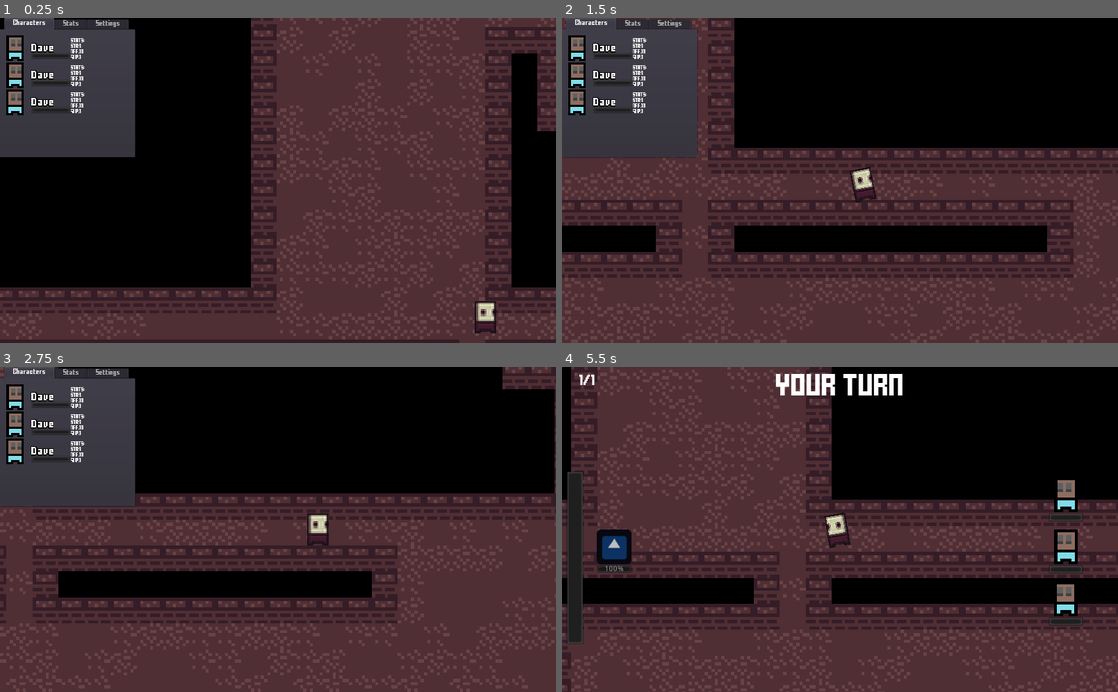
Above: before the commit, frames 1-4 (two rows, left to right).
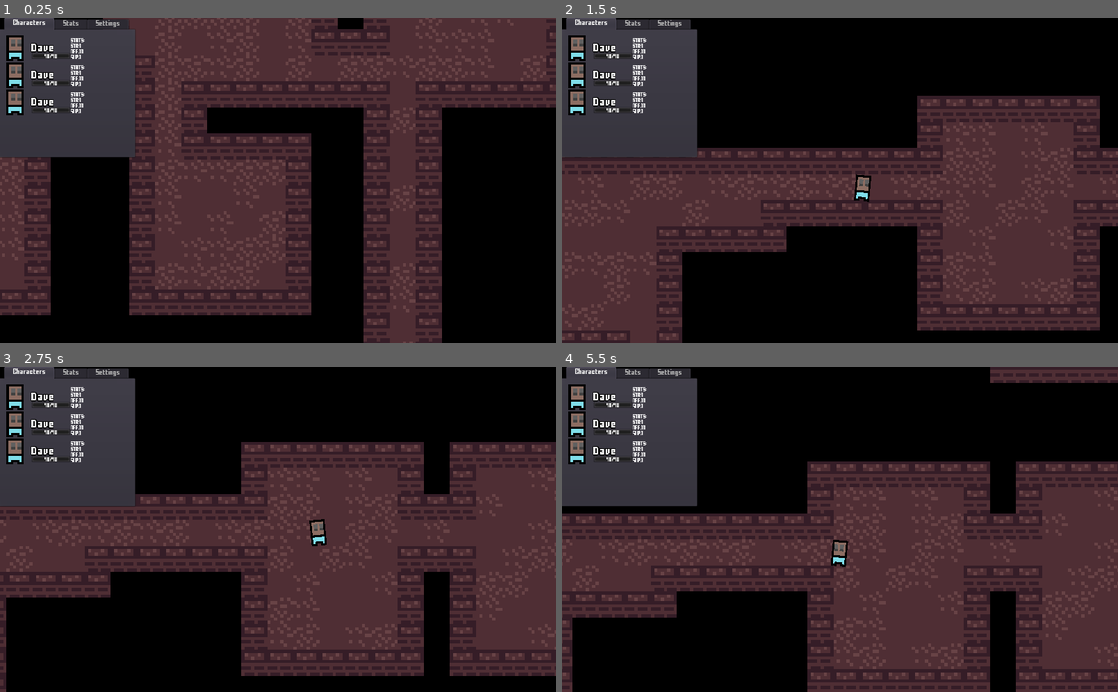
Above: after the commit, the same moments.

Repository: RogerRandomDev/card_combat
Game: Godot game, scene res://Assets/Scenes/World/Overworld/World_Base.tscn
Two runs of this game, one before a commit and one after it. Both use one fixed random seed, a clock stepped at 60 frames per second and the inputs below. The engine's default icon, where the game draws it, is replaced by a stand-in: a white triangle on a blue panel in a dark square.
Inputs (mouse positions are in pixels of both pictures, inside the frame that each line leads up to):
- Up to frame 1 (0.25 s): no input
- Up to frame 2 (1.5 s): tap Enter at 0.5 s; move the mouse to (962, 164) at 0.52 s; press the mouse at (962, 164) at 0.53 s; hold D (right) 0.53-1.28 s; move the mouse to (728, 196) at 1.27 s; release the mouse at (728, 196) at 1.28 s; hold S (down) from 1.28 s (still down); click (728, 196) at 1.35 s
- Up to frame 3 (2.75 s): move the mouse to (333, 458) at 2.02 s; release S (down) at 2.03 s; press the mouse at (333, 458) at 2.03 s; hold D (right) from 2.03 s (still down); right-click (333, 458) at 2.1 s
- Up to frame 4 (5.5 s): move the mouse to (812, 594) at 2.77 s; release D (right) at 2.78 s; release the mouse at (812, 594) at 2.78 s; hold W (up) 2.78-3.53 s; click (812, 594) at 2.85 s; move the mouse to (1006, 578) at 3.52 s; press the mouse at (1006, 578) at 3.53 s; hold A (left) 3.53-5.03 s; move the mouse to (673, 480) at 4.27 s; release the mouse at (673, 480) at 4.28 s; right-click (673, 480) at 4.35 s; click (673, 480) at 4.55 s; move the mouse to (867, 529) at 5.02 s; press the mouse at (867, 529) at 5.03 s; hold S (down) from 5.03 s (still down)

The runs differ from the first frame. In frame 1, 62% of the frame differs, in the area x 0-100%, y 0-100%; in frame 2, 42%; in frame 3, 43%; in frame 4, 62%.

Commit message:
upgraded combat system, enemy has icons now, along with customizable stats for them, and selection per level of enemies

Diff:
--- a/turn-card-combat/Assets/Global/Card.gd
+++ b/turn-card-combat/Assets/Global/Card.gd
@@ -51,7 +51,7 @@
 		else:
 			turns_till_actions[action][1] = new_time
 	get_tree().get_nodes_in_group("combat_win")[0].hide()
-func HURT(ally,enemy,_selected,active_card,foiled,delayed = false):
+func HURT(ally,enemy,_selected,_active_card,foiled,delayed = false):
 	if enemy == null:
 		return false
 	if foiled:
@@ -60,7 +60,7 @@
 		enemy.hurt(-round(rand_range(10,20)))
 	if !delayed:ally_used(ally)
 	return true
-func HEAL(ally,enemy,selected,active_card,foiled,delayed=false):
+func HEAL(ally,enemy,selected,_active_card,foiled,delayed=false):
 	if enemy!=null || selected == null:return false
 	if foiled:
 		selected.heal(40)
@@ -68,7 +68,7 @@
 		selected.heal(round(rand_range(20,40)))
 	if !delayed:ally_used(ally)
 	return true
-func DEFEND(ally,_enemy,selected,active_card,foiled,delayed = false):
+func DEFEND(ally,_enemy,selected,_active_card,foiled,delayed = false):
 	if ally != selected:
 		return false
 	ally.shield(foiled)
--- a/turn-card-combat/Assets/Global/Simpli.gd
+++ b/turn-card-combat/Assets/Global/Simpli.gd
@@ -5,7 +5,7 @@
 # var a = 2
 # var b = "text"
 var player_characters = [0,0,0]
-
+var cur_dungeon = 0
 
 
 func in_range_Vector2(position,start,end):
@@ -33,3 +33,18 @@
 	for card in card_ids:
 		dat.append(card_dat[card[0]][card[1]])
 	return dat
+
+func get_enemy_data(enemy_map=null,enemy_count=1):
+	if enemy_map == null:enemy_map = cur_dungeon
+	var file = File.new()
+	var dat = []
+	file.open("res://Data/level_dat.dat",File.READ)
+	var cur_map_data = str2var(file.get_as_text())[enemy_map]
+	file.close()
+	file.open("res://Data/enemy_data.dat",File.READ)
+	var enemy_dat = str2var(file.get_as_text())
+	file.close()
+	for enemy in enemy_count:
+		var enemy_id = cur_map_data[round(rand_range(0.0,cur_map_data.size()-1))]
+		dat.append(enemy_dat[enemy_id])
+	return dat
--- a/turn-card-combat/Assets/Scenes/Combat/ALLY.tscn
+++ b/turn-card-combat/Assets/Scenes/Combat/ALLY.tscn
@@ -1,7 +1,8 @@
-[gd_scene load_steps=4 format=2]
+[gd_scene load_steps=6 format=2]
 
 [ext_resource path="res://icon.png" type="Texture" id=1]
 [ext_resource path="res://Assets/Scripts/ALLY.gd" type="Script" id=2]
+[ext_resource path="res://Assets/Fonts/FFFFORWA.TTF" type="DynamicFontData" id=3]
 
 [sub_resource type="ParticlesMaterial" id=1]
 emission_shape = 5
@@ -14,6 +15,11 @@
 orbit_velocity = 0.1
 orbit_velocity_random = 0.5
 scale = 4.0
+
+[sub_resource type="DynamicFont" id=2]
+size = 8
+extra_spacing_top = 2
+font_data = ExtResource( 3 )
 
 [node name="ALLY" type="Control" groups=["HEALABLE"]]
 anchor_right = 1.0
@@ -54,6 +60,18 @@
 "_edit_use_anchors_": false
 }
 
+[node name="HP_VAL" type="Label" parent="Health"]
+margin_top = 1.0
+margin_right = 64.0
+margin_bottom = 14.0
+custom_fonts/font = SubResource( 2 )
+text = "40/40"
+align = 1
+valign = 3
+__meta__ = {
+"_editor_description_": ""
+}
+
 [node name="Tween" type="Tween" parent="."]
 
 [connection signal="mouse_entered" from="." to="." method="_on_ALLY_mouse_entered"]
--- a/turn-card-combat/Assets/Scenes/Combat/Enemy.tscn
+++ b/turn-card-combat/Assets/Scenes/Combat/Enemy.tscn
@@ -1,7 +1,17 @@
-[gd_scene load_steps=3 format=2]
+[gd_scene load_steps=6 format=2]
 
 [ext_resource path="res://icon.png" type="Texture" id=1]
 [ext_resource path="res://Assets/Scripts/Enemy.gd" type="Script" id=2]
+[ext_resource path="res://Assets/Fonts/FFFFORWA.TTF" type="DynamicFontData" id=3]
+
+[sub_resource type="DynamicFont" id=2]
+size = 8
+extra_spacing_top = 2
+font_data = ExtResource( 3 )
+
+[sub_resource type="DynamicFont" id=1]
+size = 8
+font_data = ExtResource( 3 )
 
 [node name="Enemy" type="Control"]
 show_behind_parent = true
@@ -34,6 +44,25 @@
 margin_bottom = 80.0
 step = 0.1
 value = 100.0
+percent_visible = false
+__meta__ = {
+"_edit_use_anchors_": false
+}
+
+[node name="HP_VAL" type="Label" parent="Sprite/Node2D/Health"]
+margin_right = 64.0
+margin_bottom = 14.0
+custom_fonts/font = SubResource( 2 )
+align = 1
+valign = 3
+
+[node name="Name" type="Label" parent="Sprite/Node2D"]
+margin_left = 64.0
+margin_right = 128.0
+margin_bottom = 64.0
+custom_fonts/font = SubResource( 1 )
+valign = 1
+autowrap = true
 __meta__ = {
 "_edit_use_anchors_": false
 }
--- a/turn-card-combat/Assets/Scenes/Combat/test.gd
+++ b/turn-card-combat/Assets/Scenes/Combat/test.gd
@@ -22,12 +22,14 @@
 export var round_count = 0
 var cur_round = 0
 var cur_turn = "Player"
+
 # Called when the node enters the scene tree for the first time.
 func _ready():
 	$Resources/Round.text = str(min(cur_round,round_count)+1)+"/"+str(round_count+1)
 	$Resources/Energy.max_value = ally_count
 	$Resources/Energy.value = ally_count
 	randomize()
+# warning-ignore:shadowed_variable
 	var card_count = 0
 	for card in max_cards:
 		var n_card = card_scene.instance()
@@ -111,18 +113,18 @@
 		new_round()
 		return
 	for enemy in $Interaction/Enemies.get_children():
-		if enemy.get_hp() < enemy.get_max_hp()/rand_range(2.5,5.0):
+		if enemy.get_hp() < enemy.get_max_hp()/rand_range(4.0,6.0):
 			target_enemy = enemy;break
 	$Tween.start()
 	if $Interaction/Enemies.get_child_count() > cur_enemy:
-		if $Interaction/Enemies.get_child(cur_enemy).get_hp() < $Interaction/Enemies.get_child(cur_enemy).get_max_hp()/rand_range(1.0,2.0) && rand_range(0.0,5.0) > 4.0:
+		if $Interaction/Enemies.get_child(cur_enemy).get_hp() < $Interaction/Enemies.get_child(cur_enemy).get_max_hp()/rand_range(2.0,3.0) && rand_range(0.0,5.0) > 4.0:
 			target_enemy = $Interaction/Enemies.get_child(cur_enemy)
 	if enemy_count == 0:
 		new_round()
 		return
 	if target_enemy != null:
 		target_enemy.heal(round(rand_range(10.0,20.0)))
-	elif $Interaction/Allies.get_child_count() > target_ally:
+	elif $Interaction/Allies.get_child_count() > target_ally && $Interaction/Enemies.get_child_count() > cur_enemy:
 		$Interaction/Allies.get_child(target_ally).hurt(-round(rand_range(10.0,20.0)))
 		$Tween.interpolate_property($Interaction/Enemies.get_child(cur_enemy).get_child(0),"rect_position",$Interaction/Enemies.get_child(cur_enemy).get_child(0).rect_position,Vector2(16,0),0.25,Tween.TRANS_LINEAR)
 		$Tween.start()
@@ -208,6 +210,7 @@
 		ally.shielded_amount = 1.0
 		if ally.owned_cards.size() > 0:
 			var possible_cards = []
+# warning-ignore:unused_variable
 			var count_cards = ally.owned_cards
 			var ally_cards_this_turn = []
 			var card_vals = ally.owned_cards.keys()
@@ -228,10 +231,13 @@
 	active_ally.get_node("Sprite/CPUParticles2D").emitting = true
 func load_enemies_for_round():
 	enemy_count = 3
-	for enemy in 3:
+	var enemies = Simpli.get_enemy_data(null,enemy_count)
+	for enemy in enemies:
 		var en = enemy_scene.instance()
+		en.load_data(enemy)
 		$Interaction/Enemies.add_child(en)
 func check_enemies():
+	enemy_count = min($Interaction/Enemies.get_child_count()-1,enemy_count)
 	if enemy_count <= 0:
 		new_turn()
 # warning-ignore:standalone_expression
@@ -240,11 +246,13 @@
 		$win_screen.show()
 		$Resources/cur_turn.text = "VICTORY"
 		$attack_timer.start()
+		$win_screen.set_deferred('visible',true)
 		var time = Timer.new()
-		time.connect("timeout",self,'end_round',[time])
 		time.wait_time = 3
 		add_child(time)
 		time.start()
+		yield(time,"timeout")
+		end_round(time)
 func end_round(timer):
 	$Interaction/Allies.hide()
 	$Interaction/Enemies.hide()
@@ -258,6 +266,9 @@
 
 func load_new_round():
 	var p_stats = Simpli.get_character_data()
+	ally_count = 3
+	for ally in $Interaction/Allies.get_children():
+		ally.queue_free()
 	$Interaction/Allies.show()
 	$Interaction/Enemies.show()
 	$win_screen.hide()
@@ -265,31 +276,28 @@
 # warning-ignore:standalone_expression
 	$Interaction/Allies.mouse_filter = $Interaction/Allies.MOUSE_FILTER_PASS
 	enemy_count = 1
-	ally_count = 3
+	var size = 3
+	if Util.player_stats.size() != 0:
+		size = Util.player_stats.size()
+	for ally in size:
+		var n_ally = ally_scene.instance()
+		n_ally.set_stats(p_stats[ally])
+		if Util.player_stats.size() != 0:
+			n_ally.set_stats(Util.player_stats[ally])
+		$Interaction/Allies.add_child(n_ally)
+	ally_count = size
 	$Resources.set_energy(ally_count)
 	for enemy in $Interaction/Enemies.get_children():
 		enemy.queue_free()
-	for ally in $Interaction/Allies.get_children():
-		ally.queue_free()
-	for enemy in enemy_count:
-		var en = enemy_scene.instance()
-		$Interaction/Enemies.add_child(en)
-		var size = 3
-		if Util.player_stats.size() != 0:
-			size = Util.player_stats.size()
-		for ally in size:
-			var n_ally = ally_scene.instance()
-			n_ally.set_stats(p_stats[ally])
-			if Util.player_stats.size() != 0:
-				n_ally.set_stats(Util.player_stats[ally])
-			$Interaction/Allies.add_child(n_ally)
-		ally_count = size
+	load_enemies_for_round()
 	redo_foil()
 	call_deferred('new_turn')
 func select_ally(selected_ally):
 	for card in $Cards.get_children():
 		card.queue_free()
+# warning-ignore:unused_variable
 	var possible_cards = selected_ally.owned_cards
+# warning-ignore:unused_variable
 	var ally_cards_this_turn = []
 	for cards in 3:
 		var card = card_scene.instance()
--- a/turn-card-combat/Assets/Scenes/World/Overworld/World_Base.tscn
+++ b/turn-card-combat/Assets/Scenes/World/Overworld/World_Base.tscn
@@ -20,6 +20,8 @@
 cell_size = Vector2( 8, 8 )
 format = 1
 script = ExtResource( 2 )
+map_w = 100
+map_h = 80
 min_room_size = 6
 
 [node name="World" type="Node2D" parent="."]
--- a/turn-card-combat/Assets/Scenes/World/Player.tscn
+++ b/turn-card-combat/Assets/Scenes/World/Player.tscn
@@ -1,16 +1,16 @@
 [gd_scene load_steps=4 format=2]
 
 [ext_resource path="res://Assets/Scripts/Player.gd" type="Script" id=1]
-[ext_resource path="res://Assets/Textures/world/tileset(placeholder).png" type="Texture" id=2]
+[ext_resource path="res://Assets/Textures/Entities/Characters/Char0.png" type="Texture" id=2]
 
 [sub_resource type="RectangleShape2D" id=1]
-extents = Vector2( 6.5, 6 )
+extents = Vector2( 4, 6 )
 
 [node name="Player" type="KinematicBody2D"]
 script = ExtResource( 1 )
 
 [node name="CollisionShape2D" type="CollisionShape2D" parent="."]
-position = Vector2( 0, 3.75 )
+position = Vector2( 0, 4 )
 shape = SubResource( 1 )
 
 [node name="Camera2D" type="Camera2D" parent="."]
@@ -22,10 +22,16 @@
 
 [node name="Sprite" type="Node2D" parent="."]
 
-[node name="Sprite" type="Sprite" parent="Sprite"]
+[node name="Sprite" type="TextureRect" parent="Sprite"]
+margin_left = -7.0
+margin_top = -6.0
+margin_right = 7.0
+margin_bottom = 10.0
 texture = ExtResource( 2 )
-region_enabled = true
-region_rect = Rect2( 91, 175, 13, 20 )
+expand = true
+__meta__ = {
+"_edit_use_anchors_": false
+}
 
 [node name="new_check" type="Timer" parent="."]
 wait_time = 0.25
--- a/turn-card-combat/Assets/Scenes/World/player_menu_ally.tscn
+++ b/turn-card-combat/Assets/Scenes/World/player_menu_ally.tscn
@@ -1,10 +1,15 @@
-[gd_scene load_steps=6 format=2]
+[gd_scene load_steps=7 format=2]
 
 [ext_resource path="res://icon.png" type="Texture" id=1]
 [ext_resource path="res://Assets/Scripts/player_menu_ally.gd" type="Script" id=2]
 [ext_resource path="res://Assets/Fonts/FFFFORWA.TTF" type="DynamicFontData" id=3]
 
 [sub_resource type="DynamicFont" id=2]
+size = 8
+extra_spacing_top = 2
+font_data = ExtResource( 3 )
+
+[sub_resource type="DynamicFont" id=3]
 outline_size = 2
 outline_color = Color( 0, 0, 0, 1 )
 use_mipmaps = true
@@ -43,12 +48,23 @@
 "_edit_use_anchors_": false
 }
 
+[node name="HP_VAL" type="Label" parent="Base/Health"]
+margin_top = 2.0
+margin_right = 96.0
+margin_bottom = 16.0
+custom_fonts/font = SubResource( 2 )
+align = 1
+valign = 3
+__meta__ = {
+"_editor_description_": ""
+}
+
 [node name="Name" type="Label" parent="Base"]
 margin_left = 72.0
 margin_top = 8.0
 margin_right = 168.0
 margin_bottom = 43.0
-custom_fonts/font = SubResource( 2 )
+custom_fonts/font = SubResource( 3 )
 valign = 2
 autowrap = true
 __meta__ = {
--- a/turn-card-combat/Assets/Scripts/ALLY.gd
+++ b/turn-card-combat/Assets/Scripts/ALLY.gd
@@ -21,12 +21,16 @@
 var action_chosen = false
 
 var cards_foiled = [false,false,false]
+
+var level = 1
+var experience = 0
 
 var Name = "Dave"
 func _ready():
 	process_priority = 0
 	$Health.max_value = max_health
 	$Health.value = max_health
+	update_health_bar()
 	show_on_top = false
 	$Sprite/CPUParticles2D.process_material = $Sprite/CPUParticles2D.process_material.duplicate()
 
@@ -49,6 +53,7 @@
 	$Tween.disconnect("tween_all_completed",self,"hurt_finish")
 	$Health.value = max(min(max_health,val),0)
 	health = max(min(val,max_health),0)
+	update_health_bar()
 	if val <= 0:
 		get_parent().get_parent().get_parent().killed_player()
 		Util.player_stats.remove(self.get_position_in_parent()-1)
@@ -178,6 +183,10 @@
 		defence = stats[2]
 		support = stats[1]
 		strength = stats[0]
+		$Health.max_value = stats[4]
+		$Health.value = stats[3]
+		level = stats[8]
+		experience = stats[7]
 	else:
 		owned_cards = stats["Cards"]
 		max_health = stats["Health"]
@@ -185,10 +194,13 @@
 		defence = stats["Defense"]
 		Name = stats["Name"]
 		sprite_tex = stats["Icon"]
-	$Health.max_value = max_health
-	$Health.value = health
+		$Health.max_value = max_health
+	$Health.set_deferred('value',health)
+	update_health_bar()
 	$Sprite.texture = load(sprite_tex)
 func get_cards():
 	return [owned_cards.keys(),owned_cards.values()]
 func get_stats():
-	return [strength,support,defence,health,max_health,Name,sprite_tex]
+	return [strength,support,defence,health,max_health,Name,sprite_tex,experience,level]
+func update_health_bar():
+	$Health/HP_VAL.text = str(health)+"/"+str(max_health)
--- a/turn-card-combat/Assets/Scripts/Enemy.gd
+++ b/turn-card-combat/Assets/Scripts/Enemy.gd
@@ -5,6 +5,7 @@
 var in_attack = false
 const floaty_text = preload("res://Assets/Scenes/Combat/floaty_text.tscn")
 
+var stats = [1,1,1,40]
 
 func get_hp():
 	return $Sprite/Node2D/Health.value
@@ -39,9 +40,10 @@
 	if $Sprite/Node2D/Health.value == 0:
 		if get_parent().get_parent().get_parent().selected_enemy == self:
 			get_parent().get_parent().get_parent().selected_enemy = null
-			get_parent().get_parent().get_parent().enemy_count -= 1
-		get_parent().get_parent().get_parent().check_enemies()
+		get_parent().get_parent().get_parent().enemy_count -= 1
 		self.queue_free()
+		get_parent().get_parent().get_parent().call_deferred('check_enemies')
+	update_hp_bar()
 func hurt(damage):
 	if in_attack:return false
 	$Tween.interpolate_property($Sprite,"rect_position",$Sprite.rect_position,Vector2(-16,0),0.25,Tween.TRANS_LINEAR)
@@ -79,3 +81,12 @@
 	floaty.get_child(0).rect_global_position = self.rect_global_position+Vector2(16,16)
 	get_parent().get_parent().add_child(floaty)
 	floaty.get_child(0).start(1.75,str(val),true)
+func load_data(data):
+	$Sprite.texture = load(data["Icon"])
+	$Sprite/Node2D/Health.max_value = data["Stats"][3]
+	$Sprite/Node2D/Health.value = data["Stats"][3]
+	stats = data['Stats']
+	$Sprite/Node2D/Name.text = data["Name"]
+	update_hp_bar()
+func update_hp_bar():
+	$Sprite/Node2D/Health/HP_VAL.text = str(get_hp())+"/"+str(get_max_hp())
--- a/turn-card-combat/Assets/Scripts/Player.gd
+++ b/turn-card-combat/Assets/Scripts/Player.gd
@@ -36,8 +36,8 @@
 	Direction = move_direction()
 	bob_amount += delta*int(Direction != Vector2.ZERO)
 	if bob_amount>=4:bob_amount = 0.0
-	$Sprite/Sprite.offset.y = sin(bob_amount*PI*5)*1
-	$Sprite/Sprite.rotation = sin(bob_amount*PI*10)*PI/16
+	$Sprite.position.y = sin(bob_amount*PI*5)*1
+	$Sprite.rotation = sin(bob_amount*PI*2.5)*PI/32
 	if Direction.length() == 0:
 		velocity = lerp(velocity,Direction,delta*decel_rate)
 	else:
--- a/turn-card-combat/Assets/Scripts/player_menu_ally.gd
+++ b/turn-card-combat/Assets/Scripts/player_menu_ally.gd
@@ -16,3 +16,4 @@
 	$Base/Stats.text = "STATS:\nSTR:"+str(data_in[0])+"\nDEF:"+str(data_in[2])+"\nSUP:"+str(data_in[1])
 	$Base/Name.text = data_in[5]
 	$Base/Sprite.texture = load(data_in[6])
+	$Base/Health/HP_VAL.text = str(data_in[3])+"/"+str(data_in[4])
Not shown, changed: turn-card-combat/Data/character_data.dat
Not shown, added: turn-card-combat/Data/enemy_data.dat
Not shown, added: turn-card-combat/Data/level_dat.dat
